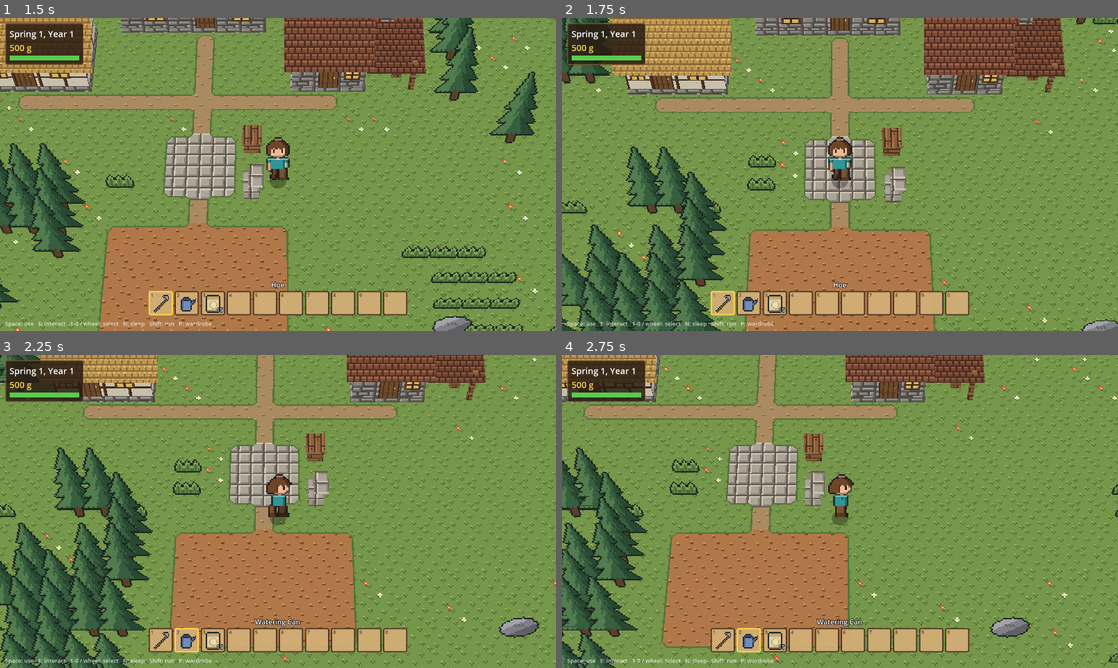
Above: before the commit, frames 1-4 (two rows, left to right).
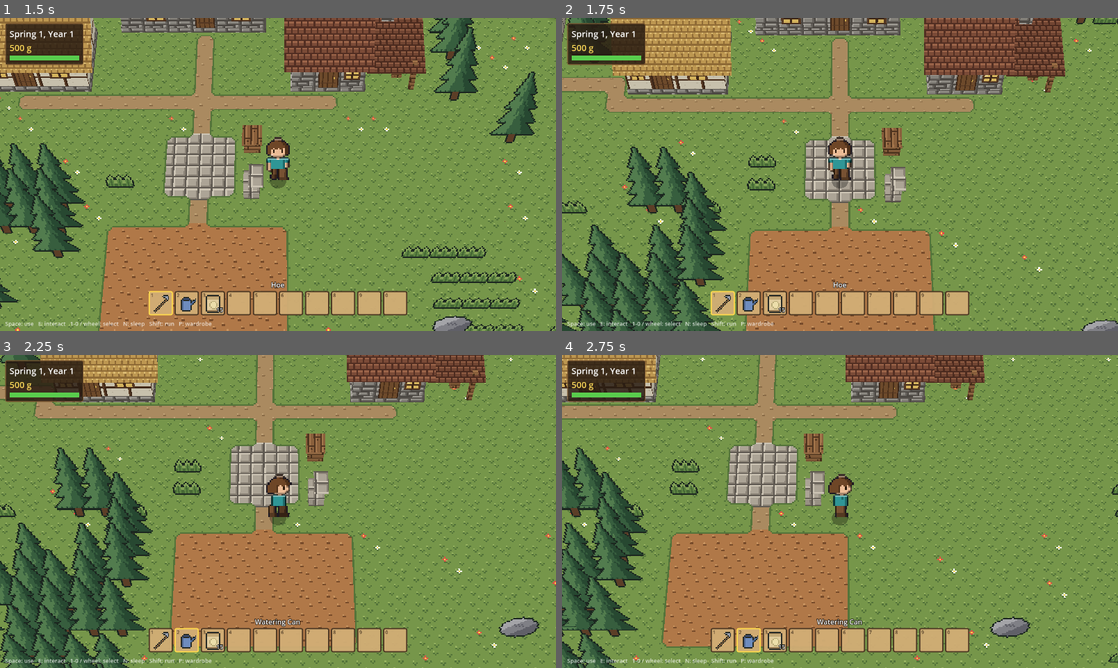
Above: after the commit, the same moments.

Repository: grimechristopher/procedural-game
Game: Godot game, scene res://scenes/main.tscn
Same seed, same stepped clock (60 frames per second), same inputs: the game is played once before the commit and once after it.
Inputs (mouse positions are in pixels of both pictures, inside the frame that each line leads up to):
- Up to frame 1 (1.5 s): tap Enter (ui_accept) at 0.5, 0.77 s; move the mouse to (400, 158) at 0.52 s; hold D (move_right) 0.53-1.28 s; hold R (regenerate) 0.53-1.28 s; click (400, 158) at 0.67 s; tap Shift (run) at 0.8, 1.35 s; move the mouse to (166, 190) at 1.27 s; hold S (move_down) from 1.28 s (still down)
- Up to frame 2 (1.75 s): keep holding S (move_down); tap Enter (ui_accept) at 1.52 s; tap R (regenerate) at 1.55 s
- Up to frame 3 (2.25 s): move the mouse to (333, 442) at 2.02 s; release S (move_down) at 2.03 s; hold D (move_right) from 2.03 s (still down); hold Mouse wheel down (hotbar_next) from 2.03 s (still down)
- Up to frame 4 (2.75 s): keep holding D (move_right); keep holding Mouse wheel down (hotbar_next); tap Shift (run) at 2.3 s

Frame 1 is identical in both runs. In frame 2, 1.9% of the frame differs, in the area x 0-100%, y 0-98%; in frame 3, 0.9%; in frame 4, 0.6%.

Commit message:
HGSS-style banks for terraced cliffs, vertical walls elsewhere
One-block cliffs that step back (terraces) become banks: the face slopes
down across the whole cell at the foot, which is marked impassable with a
new BANK tile, and wraps round outer corners. Stacked walls, half cliffs
and cliffs into water stay vertical. The connectivity pass swaps a bank
for a ramp when that's the way through, or takes the bank away where no
ramp fits.

Co-Authored-By: Claude Opus 5.5 <noreply@anthropic.com>
Claude-Session: https://claude.ai/code/session_01QBAyNdiLYtBbpQzeaWaTYf

Diff:
--- a/scripts/terrain.gd
+++ b/scripts/terrain.gd
@@ -59,6 +59,13 @@
 	return 3 if sheer > 0.25 else (2 if sheer > -0.1 else 1)
 
 
+## Whether one-block cliffs here are HGSS-style banks, sloping across the
+## cell at their foot, rather than vertical: where cliffs step back one at
+## a time (terraces). Stacked walls stay vertical.
+func has_banks(x: float, z: float) -> bool:
+	return is_cliffy(x, z) and cliff_tiers(x, z) == 1
+
+
 ## 0..1 chance of a tree.
 func forest(x: float, z: float) -> float:
 	return clampf(_forest.get_noise_2d(x, z) * 2.4 - 0.15, 0.0, 0.8)
--- a/scripts/terrain_mesh.gd
+++ b/scripts/terrain_mesh.gd
@@ -12,7 +12,10 @@
 ##   between them drop away. The pieces carry the cliff's rock (or earth, on
 ##   gentle ground) onto the top in a band below a grass fringe. Outer
 ##   corners are rounded into quarter circles.
-## - Faces run down every cliff from the band, rock on full cliffs and earth
+## - Full cliffs that step back one at a time (terraces) are HGSS-style
+##   banks: the face slopes down across the whole cell at the cliff's foot
+##   (the world makes that cell impassable), wrapping round outer corners.
+## - Other faces run straight down every cliff from the band, rock on full cliffs and earth
 ##   on half cliffs, round the curve of outer corners, with a soft shadow on
 ##   the ground at their foot (not behind cliffs facing away from the
 ##   camera, where it'd be hidden anyway).
@@ -248,8 +251,12 @@
 	for q in GridWorld.DIAGONAL:
 		var p: Array = _piece(c, q)
 		var piece: int = p[0]
-		if piece == Piece.OUTER and raised:
+		if piece == Piece.OUTER and raised and _rounded(c, q):
 			_round_corner(c, q, top, base + Piece.OUTER)
+		elif piece == Piece.OUTER and raised:
+			faces.append(_quarter(c, q, top, base + Piece.OUTER, false, false))
+			if _is_bank(c, Vector2i(q.x, 0)) and _is_bank(c, Vector2i(0, q.y)):
+				_bank_corner(c, q, top)
 		elif piece == Piece.CENTER:
 			if raised:
 				faces.append(_quarter(c, q, top, top_tex, false, true))
@@ -259,8 +266,9 @@
 			faces.append(_quarter(c, q, top + (0.0 if raised else LIFT), base + piece, p[1], false))
 	_sides(c, raised)
 
-## The straight faces down a cell's exposed sides, half a side at a time:
-## the half beside a rounded corner is left to the curve.
+## The faces down a cell's exposed sides: a bank sloping across the cell
+## below, or straight down half a side at a time (the half beside a rounded
+## corner is left to the curve).
 func _sides(c: Vector2i, raised: bool) -> void:
 	if not exposed.has(c):
 		return
@@ -273,15 +281,63 @@
 		var o := Vector2(d)
 		var t := Vector2(-d.y, d.x)
 		var mid := center + o * 0.5
+		if raised and _is_bank(c, d):
+			_bank(mid - t * 0.5, mid + t * 0.5, o, solid[i], bottom, tex)
+			continue
 		for half in [-1, 1]:
 			var q := Vector2i(d) + Vector2i(t * half)
-			if raised and _piece(c, q)[0] == Piece.OUTER:
+			if raised and _rounded(c, q):
 				continue
 			var a := mid if half == 1 else mid - t * 0.5
 			var b := mid + t * 0.5 if half == 1 else mid
 			_face(a, b, o, solid[i], bottom, tex)
 			if not water and o.y > -0.3:
 				_shadow(a, b, o, bottom)
+
+## Whether c's cliff on side d is an HGSS-style bank: a block high, with a
+## bank at its foot.
+func _is_bank(c: Vector2i, d: Vector2i) -> bool:
+	var n := c + d
+	var hn := _height(n)
+	return hn >= 0 and _height(c) - hn == 2 and world.get_cell_item(Vector3i(n.x, hn / 2, n.y)) == T.BANK
+
+
+## Whether c's quarter toward q is an outer corner turned in a curve (both
+## its cliffs vertical).
+func _rounded(c: Vector2i, q: Vector2i) -> bool:
+	return _piece(c, q)[0] == Piece.OUTER and not _is_bank(c, Vector2i(q.x, 0)) \
+		and not _is_bank(c, Vector2i(0, q.y))
+
+
+## A bank: the cliff's face sloping from the top edge a..b, facing o, down
+## across the whole cell below to its far edge.
+func _bank(a: Vector2, b: Vector2, o: Vector2, top: float, bottom: float, tex: int) -> void:
+	var pts := [_at(a, top), _at(b, top), _at(b + o, bottom), _at(a + o, bottom)]
+	var u0 := _along(a, o)
+	var u1 := _along(b, o)
+	var n: Vector3 = (Vector3(o.x, 0, o.y) * (top - bottom) + Vector3.UP).normalized()
+	faces.append([pts, n, tex, [Vector2(u0, 0), Vector2(u1, 0), Vector2(u1, top - bottom), Vector2(u0, top - bottom)]])
+
+
+## Where two banks meet at an outer corner: the slope wrapping round the
+## corner, across the diagonal cell, from the corner's top down to that
+## cell's far edges.
+func _bank_corner(c: Vector2i, q: Vector2i, top: float) -> void:
+	var bottom := (_height(c) - 2) / 2.0
+	var tex: int = GridWorld.Tex.DIRT if _cliffy(c) else GridWorld.Tex.EARTH_SIDE
+	var p := Vector2(c.x + 0.5, c.y + 0.5) + Vector2(q) * 0.5
+	var ends := [p + Vector2(q.x, 0), p + Vector2(q), p + Vector2(0, q.y)]
+	# Strata ring the corner: down the slope from the corner's top to the
+	# far edges, along them round it.
+	var drop := top - bottom
+	for k in 2:
+		var e0: Vector2 = ends[k]
+		var e1: Vector2 = ends[k + 1]
+		var pts := [_at(p, top), _at(e0, bottom), _at(e1, bottom)]
+		var n: Vector3 = (pts[1] - pts[0]).cross(pts[2] - pts[0]).normalized()
+		faces.append([pts, n if n.y > 0.0 else -n, tex,
+			[Vector2(k + 0.5, 0), Vector2(k, drop), Vector2(k + 1, drop)]])
+
 
 ## A rounded outer corner, Pokemon style: the quarter keeps its square
 ## sides, with the corner itself turned in a slight curve (CORNER_RADIUS),
--- a/scripts/world.gd
+++ b/scripts/world.gd
@@ -63,6 +63,9 @@
 	UPPER_HALF_HILL_RAMP,
 	# Props sunk half a block, for half-height ground.
 	TREE_LOW, SNOW_TREE_LOW, BOULDER_LOW, BUSH_LOW, TALL_GRASS_LOW,
+	# The foot of an HGSS-style cliff, whose face slopes down across this
+	# cell (drawn by TerrainMesh): solid, and otherwise invisible.
+	BANK,
 }
 
 ## Prop tiles, in the order of their sprites in assets/props.png.
@@ -194,7 +197,7 @@
 	spawn_cell = map_size / 2
 
 	var heights := _shape_heights(terrain)
-	_build_terrain(heights)
+	_build_terrain(terrain, heights)
 
 	var reserved := {}
 	for x in range(spawn_cell.x - 2, spawn_cell.x + 3):
@@ -319,7 +322,7 @@
 ## Stacks blocks to each cell's height, then cuts plateaus' outside corners
 ## diagonally and breaks the odd cliff with a ramp. (TerrainMesh draws the
 ## cliffs: earth faces on gentle ground, rock where the terrain is cliffy.)
-func _build_terrain(heights: PackedInt32Array) -> void:
+func _build_terrain(terrain: Terrain, heights: PackedInt32Array) -> void:
 	for z in map_size.y:
 		for x in map_size.x:
 			var h := heights[z * map_size.x + x]
@@ -334,11 +337,49 @@
 			var cell := Vector2i(x, z)
 			if heights[z * map_size.x + x] < 0 or Vector2(cell).distance_to(Vector2(spawn_cell)) < settled:
 				continue
-			_wedge_corner(cell, heights)
+			# Banks turn their own corners.
+			if not terrain.has_banks(x, z):
+				_wedge_corner(cell, heights)
 	for z in map_size.y:
 		for x in map_size.x:
 			if heights[z * map_size.x + x] >= 0:
 				_maybe_ramp(Vector2i(x, z), heights)
+	for z in map_size.y:
+		for x in map_size.x:
+			if terrain.has_banks(x, z):
+				_place_banks(Vector2i(x, z), heights)
+
+
+## Turns a cell's one-block cliffs into HGSS-style banks: the face slopes
+## down across the cell at its foot, which can't be walked on. At an outer
+## corner between two banks, the diagonal cell takes the corner of the
+## slope. (Ramps already in place keep their way up.)
+func _place_banks(cell: Vector2i, heights: PackedInt32Array) -> void:
+	var h := _height_at(heights, cell)
+	if h < 2 or get_cell_item(Vector3i(cell.x, (h - 1) / 2, cell.y)) not in [Tile.FULL, Tile.ROCK]:
+		return
+	var banked: Array[Vector2i] = []
+	for d in ORTHOGONAL:
+		if _bank_foot(cell + d, h - 2, heights):
+			set_cell_item(Vector3i(cell.x + d.x, (h - 2) / 2, cell.y + d.y), Tile.BANK)
+			banked.append(d)
+	for d in DIAGONAL:
+		if Vector2i(d.x, 0) in banked and Vector2i(0, d.y) in banked and _bank_foot(cell + d, h - 2, heights):
+			set_cell_item(Vector3i(cell.x + d.x, (h - 2) / 2, cell.y + d.y), Tile.BANK)
+
+
+## Whether a cell at the foot of a cliff can take a bank: plain ground
+## (raised or not) at foot height, with nothing on it.
+func _bank_foot(foot: Vector2i, foot_h: int, heights: PackedInt32Array) -> bool:
+	if _height_at(heights, foot) != foot_h:
+		return false
+	var layer := foot_h / 2
+	var item := get_cell_item(Vector3i(foot.x, layer, foot.y))
+	if item != INVALID_CELL_ITEM and item != Tile.BANK:
+		return false
+	if foot_h == 0:
+		return ground_tile(foot) in [Tile.GROUND, Tile.FLOWERS]
+	return get_cell_item(Vector3i(foot.x, layer - 1, foot.y)) in [Tile.FULL, Tile.ROCK]
 
 
 ## Full blocks up to a height in steps, topped with a half block on odd
@@ -417,7 +458,8 @@
 		return []
 	var layer := h / 2
 	if h % 2 == 0:
-		if get_cell_item(Vector3i(cell.x, layer, cell.y)) != INVALID_CELL_ITEM:
+		# (A ramp can replace a bank at a cliff's foot.)
+		if get_cell_item(Vector3i(cell.x, layer, cell.y)) not in [INVALID_CELL_ITEM, Tile.BANK]:
 			return []
 		return [Tile.HILL_RAMP if rise == 2 else Tile.HALF_HILL_RAMP, layer]
 	if get_cell_item(Vector3i(cell.x, layer, cell.y)) != Tile.HALF \
@@ -621,6 +663,14 @@
 				var rise := 2 if item == Tile.HILL_RAMP else 1
 				if _height_at(heights, cell + _up_dir(cell, layer)) != h + rise:
 					set_cell_item(pos, Tile.HALF if item == Tile.UPPER_HALF_HILL_RAMP else INVALID_CELL_ITEM)
+			Tile.BANK:
+				# Only at the foot of a cliff a block high.
+				var still := false
+				for d in ORTHOGONAL + DIAGONAL:
+					if _height_at(heights, cell + d) == h + 2:
+						still = true
+				if not still or layer != h / 2:
+					set_cell_item(pos, INVALID_CELL_ITEM)
 
 
 ## Joins the pocket containing u to reachable ground next to it, if it
@@ -635,6 +685,28 @@
 		if hr < 0:
 			continue
 		var ri := r.y * map_size.x + r.x
+		# A bank between u and reached ground (the cliff top beyond it, or
+		# the ground below it): swap it for a ramp.
+		if hr % 2 == 0 and not reserved.has(r) and get_cell_item(Vector3i(r.x, hr / 2, r.y)) == Tile.BANK:
+			var beyond := r + d
+			var hb := _height_at(heights, beyond)
+			if hb >= 0 and reached[beyond.y * map_size.x + beyond.x]:
+				var dir := Vector2i.ZERO
+				if hu == hr and hb == hr + 2:
+					dir = d
+				elif hu == hr + 2 and hb == hr:
+					dir = -d
+				var piece := _ramp_piece(r, dir, heights) if dir != Vector2i.ZERO else []
+				if not piece.is_empty():
+					set_slope(r, piece[1], piece[0], dir)
+					surface[ri] = _top_surface(r)
+					return true
+			if hu == hr:
+				# No ramp fits: take the bank away, so u's ground reaches the
+				# cliff (which turns vertical there) and can climb it next time.
+				set_cell_item(Vector3i(r.x, hr / 2, r.y), INVALID_CELL_ITEM)
+				surface[ri] = _top_surface(r)
+				return true
 		if reached[ri] and hu != hr and absi(hu - hr) <= 2:
 			var low := u if hu < hr else r
 			var dir := d if hu < hr else -d
@@ -1170,7 +1242,7 @@
 
 
 static func _is_solid_scenery(tile: int) -> bool:
-	return tile in CLEARABLE or tile in [Tile.WATER, Tile.WATERFALL, Tile.BUILDING, Tile.BUILDING_DOOR]
+	return tile in CLEARABLE or tile in [Tile.WATER, Tile.WATERFALL, Tile.BUILDING, Tile.BUILDING_DOOR, Tile.BANK]
 
 
 static func _is_thin(tile: int) -> bool:
@@ -1292,7 +1364,7 @@
 	lib.set_item_name(Tile.WATER_BRIDGE, "WaterBridge")
 	lib.set_item_mesh(Tile.WATER_BRIDGE, _build_mesh(_bridge_faces(), wood, mat, _build_mesh(water_box, wood, water_mat)))
 
-	for tile in [Tile.BUILDING, Tile.BUILDING_DOOR]:
+	for tile in [Tile.BUILDING, Tile.BUILDING_DOOR, Tile.BANK]:
 		lib.create_item(tile)
 		lib.set_item_name(tile, Tile.keys()[tile].capitalize())
 
Not shown, changed: documentation/art/README.md
